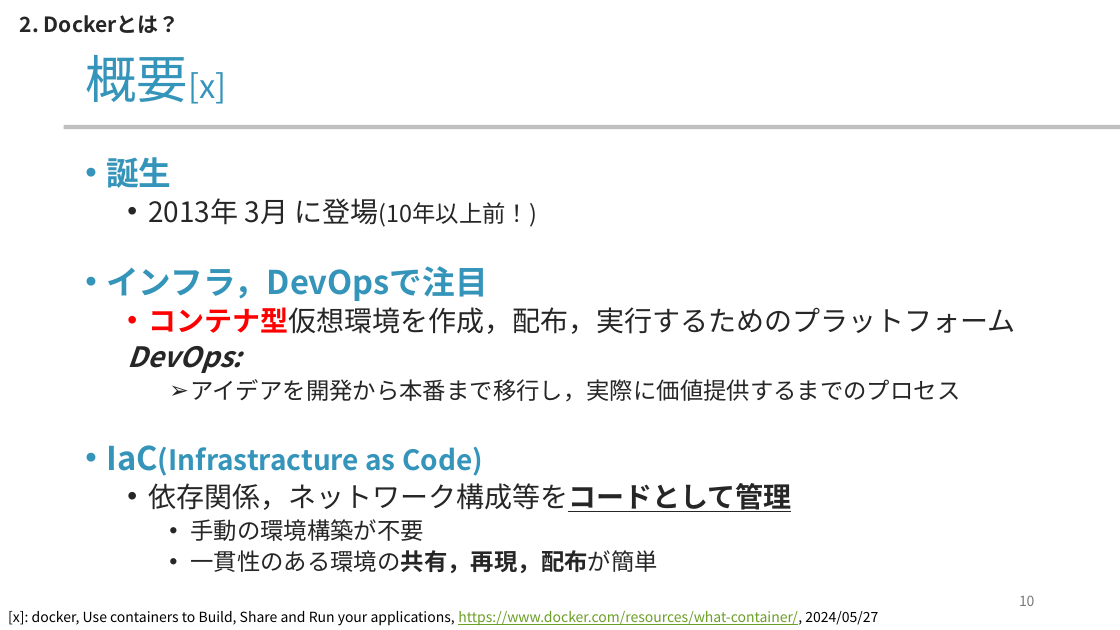
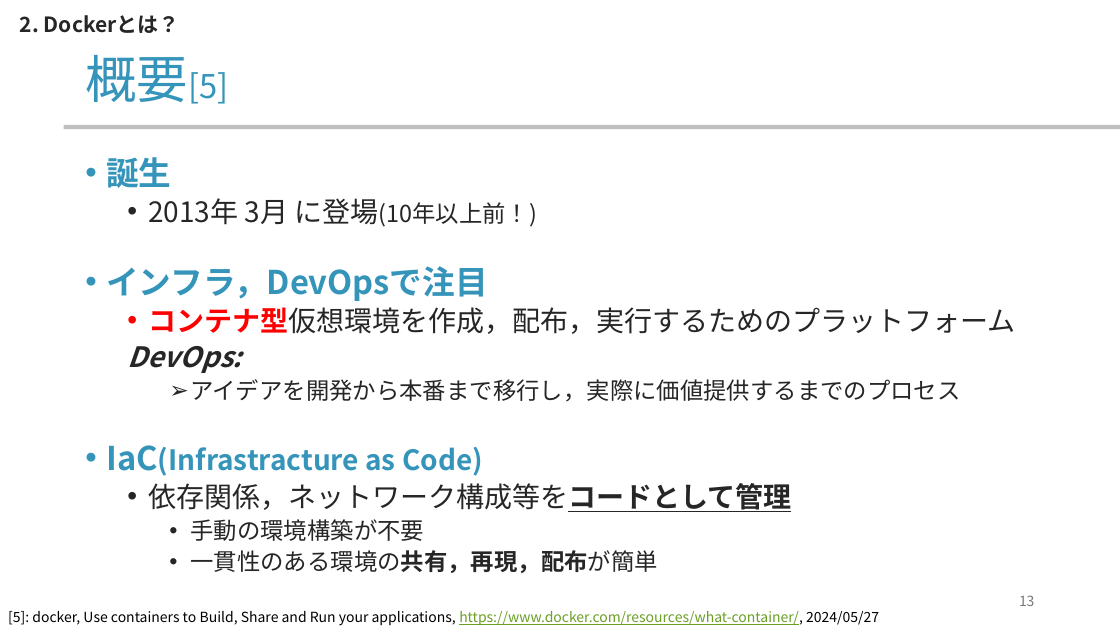
Before and after one commit to yamada-ai/java-prac, a slide deck: slide 13 of docker-container.pptx (slide 10 before the commit). Drawn at 1120x630 pixels with LibreOffice and Linux fonts; fonts in the diff are those of the drawing; background and template pictures are left out. Boxes give left, top, right and bottom in pixels: in the first picture for what was removed or moved away, otherwise in the second. Text is boxed around its words. In the diff, an @@ line names an element or a change of style, - is before the commit and + after.

Commit message:
pptx docker last

```diff
--- a/docker-container.pptx
+++ b/docker-container.pptx
@@ title at (x1=85, y1=55, x2=228, y2=104): text changed @@
-概要[x]
+概要[5]
@@ page number at (x1=1019, y1=595, x2=1035, y2=606): text changed @@
-10
+13
@@ text at (x1=8, y1=611, x2=879, y2=626): text changed @@
-[x]: docker, Use containers to Build, Share and Run your applications, https://www.docker.com/resources/what-container/, 2024/05/27
+[5]: docker, Use containers to Build, Share and Run your applications, https://www.docker.com/resources/what-container/, 2024/05/27
```
Also in this commit, not shown: 13 other slides changed, 5 slides added, 1 slide removed.
